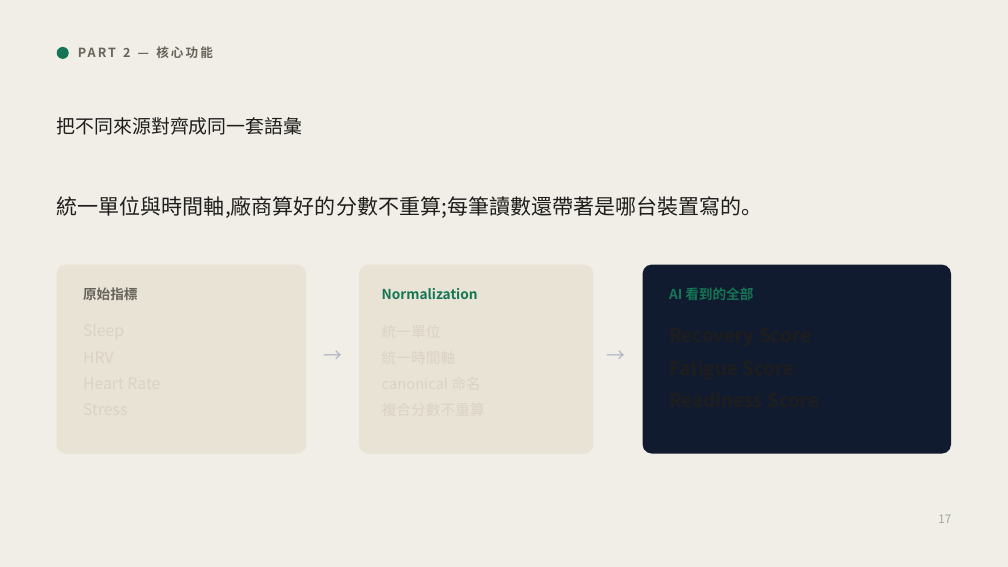
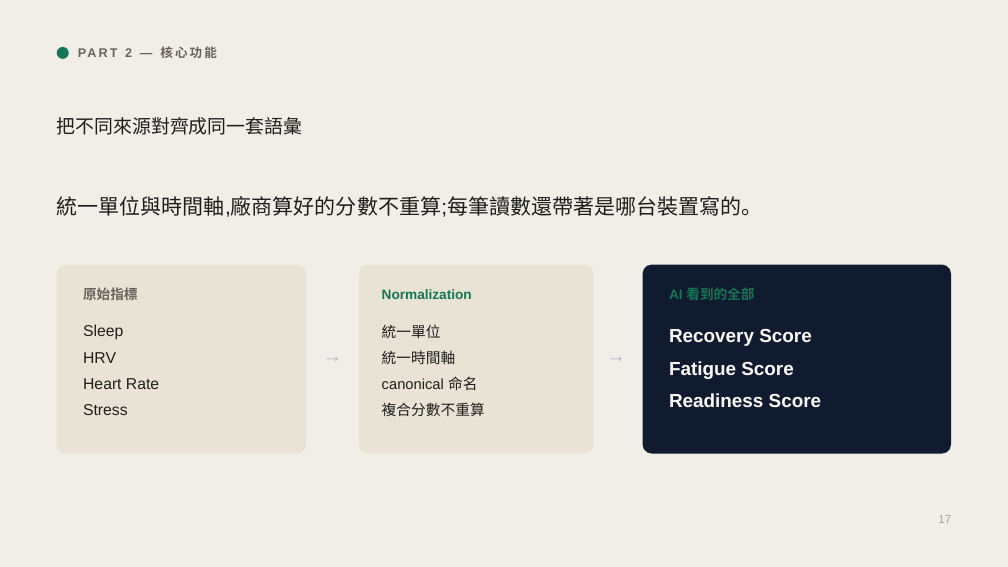
Before and after one commit to henryyeh182/evidra, a slide deck: slide 17 of docs/Fitness-MCP-Product-Vision.pptx. Drawn at 1008x567 pixels with LibreOffice and Linux fonts; fonts in the diff are those of the drawing. Boxes give left, top, right and bottom in pixels: in the first picture for what was removed or moved away, otherwise in the second. Text is boxed around its words. In the diff, an @@ line names an element or a change of style, - is before the commit and + after.

```diff
--- a/docs/Fitness-MCP-Product-Vision.pptx
+++ b/docs/Fitness-MCP-Product-Vision.pptx
@@ text added at (x1=83, y1=324, x2=159, y2=415), 15 pt, text #1F1E1D @@
+Sleep
+HRV
+Heart Rate
+Stress
@@ text added at (x1=382, y1=324, x2=485, y2=416), 14 pt, text #1F1E1D @@
+統一單位
+統一時間軸
+canonical 命名
+複合分數不重算
@@ text added at (x1=669, y1=328, x2=822, y2=407), 18 pt, text #FAF9F5, bold @@
+Recovery Score
+Fatigue Score
+Readiness Score
@@ font Noto Sans CJK SC to Arial in 6 elements at (x1=125, y1=46, x2=217, y2=58), (x1=57, y1=196, x2=763, y2=217), (x1=382, y1=289, x2=472, y2=299), (x1=669, y1=288, x2=754, y2=300), (x1=318, y1=340, x2=348, y2=371), (x1=601, y1=340, x2=631, y2=371) @@
```
Also in this commit, not shown: 30 other slides changed, 1 slide added, 1 slide removed, 3 other files.
